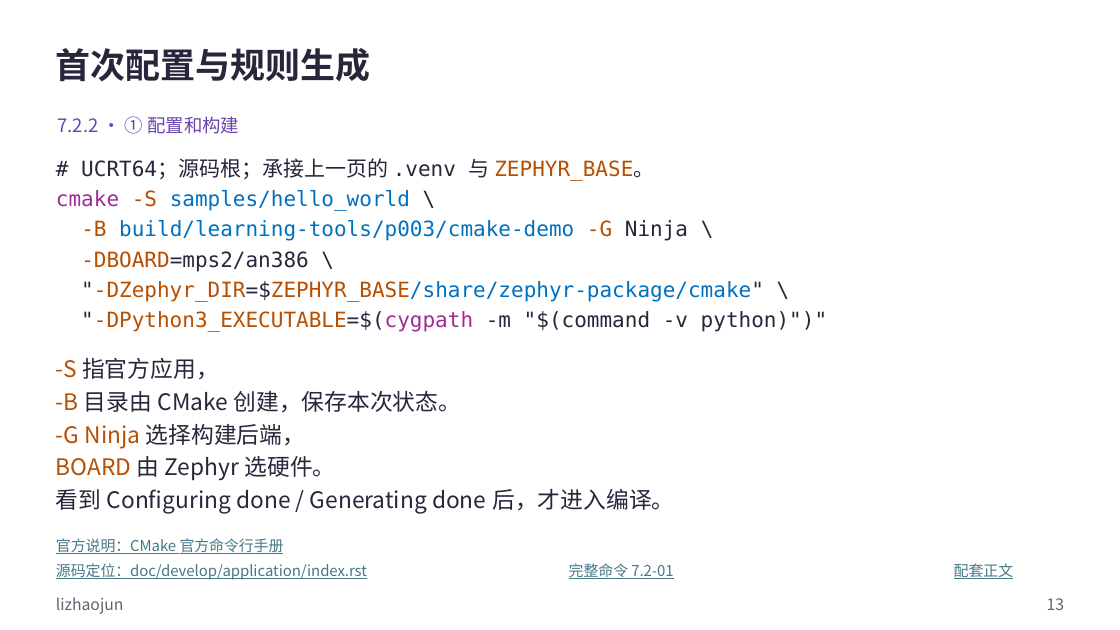
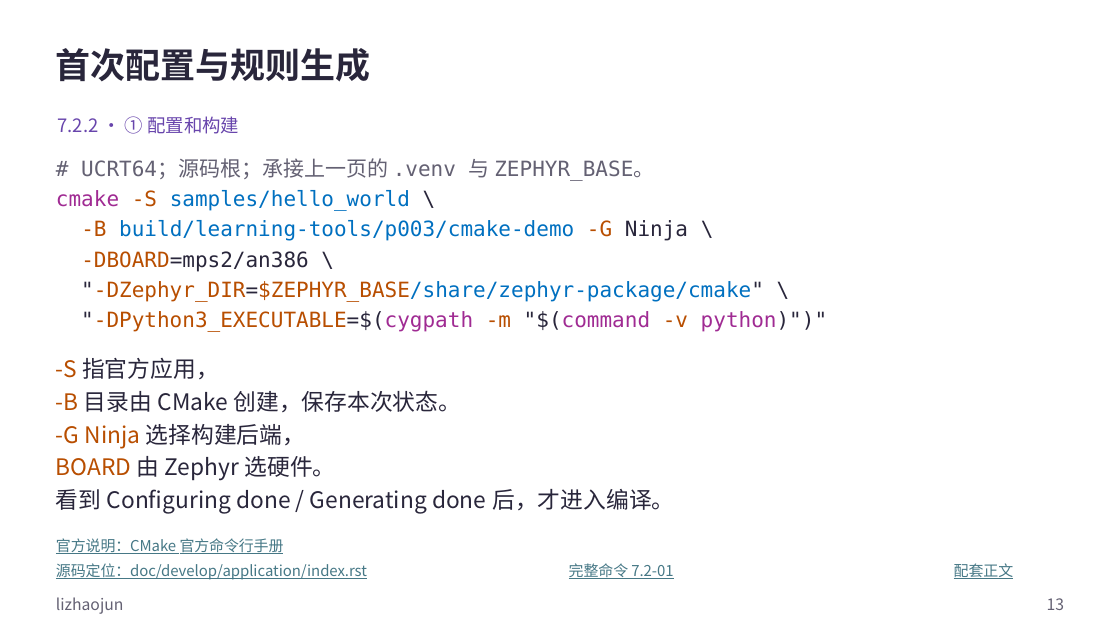
Before and after one commit to FormingSystem/zephyr_hc32f4a0, a slide deck: slide 13 of learning/P01_zephyr_make_project/slides/P007_Zephyr应用构建_Windows.pptx. Drawn at 1120x630 pixels with LibreOffice and Linux fonts; fonts in the diff are those of the drawing. Boxes give left, top, right and bottom in pixels: in the first picture for what was removed or moved away, otherwise in the second. Text is boxed around its words. In the diff, an @@ line names an element or a change of style, - is before the commit and + after.

Commit message:
content(learning/application-build): 统一Zephyr应用构建的图文标色
- 使应用入口、源码目录、构建参数和命令各有对应颜色，校正包结构页的正文定位并保留构建流程。
- 正式 PPT 与可重建原生源同步，保留封面、媒体、批注和非正文页脚署名。

```diff
--- a/learning/P01_zephyr_make_project/slides/P007_Zephyr应用构建_Windows.pptx
+++ b/learning/P01_zephyr_make_project/slides/P007_Zephyr应用构建_Windows.pptx
@@ text at <box>81,159,827,332</box>: text colour #29263B to #646173 in "# UCRT64；源码根；承接上一页的 .venv 与 ZEPHYR_BASE。"; text colour #B84E00 to #646173 in "ZEPHYR_BASE。"; text colour #29263B to #B84E00 in ""-DZephyr_DIR=$ZEPHYR_BASE/share/zephyr-package/cmake"", "-m -v"; text colour #29263B to #A02B93 in ""$(command python)")"" @@
```
Also in this commit, not shown: 11 other slides changed, 17 other files.
